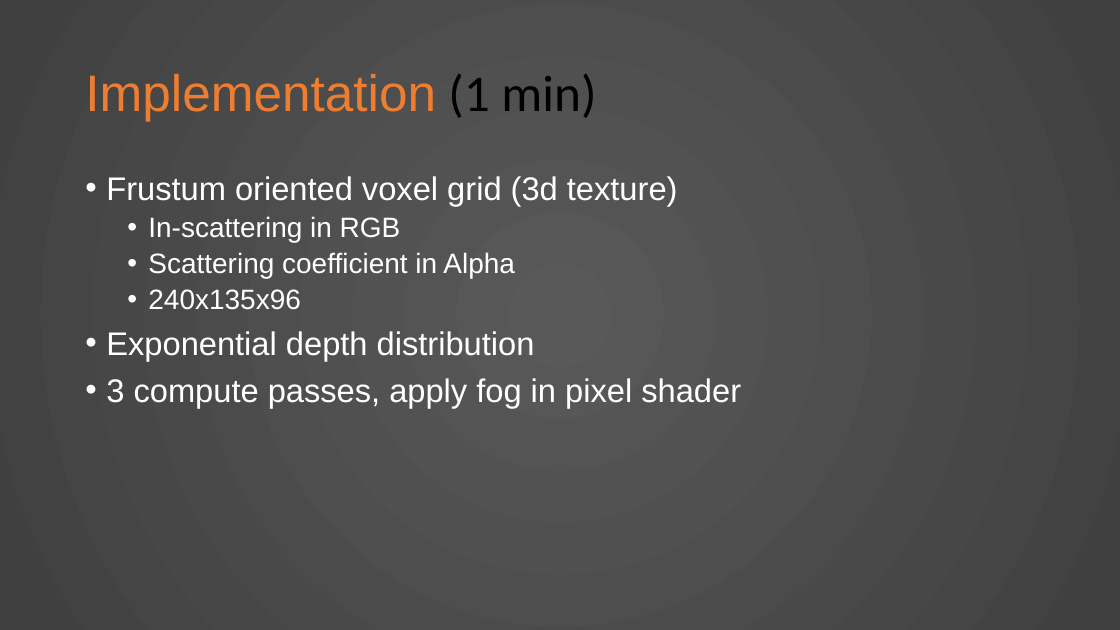
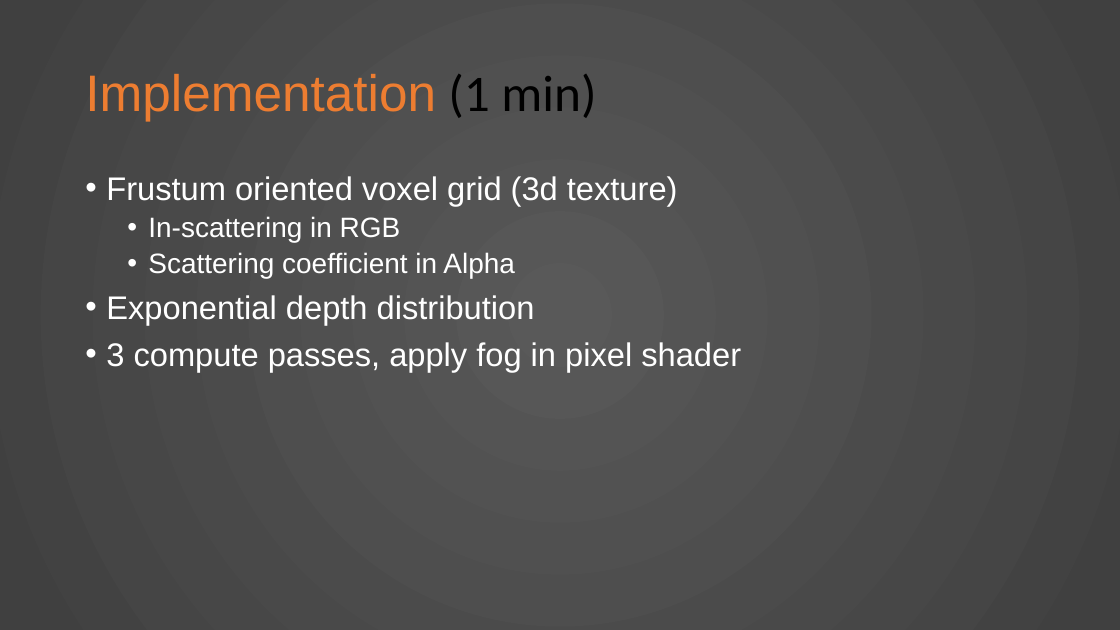
Before and after one commit to KnightTec/ShaderProject, a slide deck: slide 4 of Presentation.pptx (slide 5 before the commit). Drawn at 1120x630 pixels with LibreOffice and Linux fonts; fonts in the diff are those of the drawing. Boxes give left, top, right and bottom in pixels: in the first picture for what was removed or moved away, otherwise in the second. Text is boxed around its words. In the diff, an @@ line names an element or a change of style, - is before the commit and + after.

```diff
--- a/Presentation.pptx
+++ b/Presentation.pptx
@@ text at (148,289,301,310): paragraph removed @@
-  • 240x135x96
```
Also in this commit, not shown: 2 other slides changed, 8 slides added, 1 slide removed.
